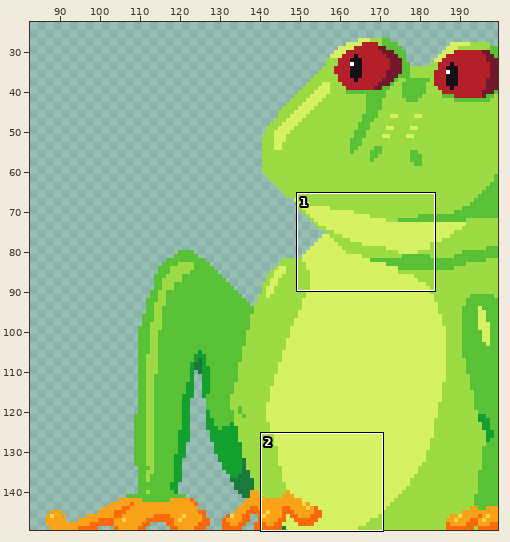
Edited in one commit: pixel-art file (src/Sprites/FrogBoss.aseprite). The first picture is a wide view before the edit; the outline marks the close-up.
Close-up. First the earlier version:
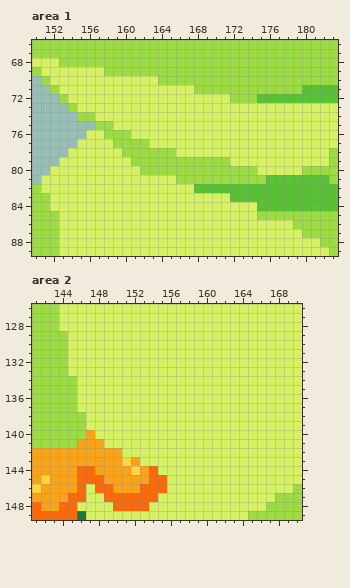
200x150 pixels, 1 frame. Shown: area 1: x 150..183, y 66..89; area 2: x 141..170, y 126..149. The wide view leaves out empty margins.
The same view after the edit:
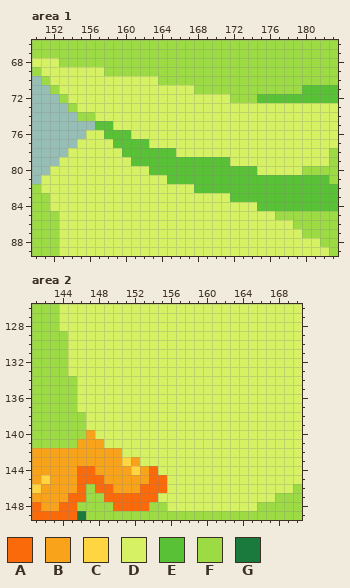
Palette (. is transparent): A #fa6a0a  B #f9a31b  C #ffd541  D #d6f264  E #59c135  F #9cdb43  G #1a7a3e
The edit:
--- area 1, layers "Head", "Body"
@@ x 155..177 @@
 74 FFDDDDDDDDDDDDDDDDDDDDD
-75 ..FFDDDDDDDDDDDDDDDDDDD
-76 .DDFFFDDDDDDDDDDDDDDDDD
-77 DDDDFFFFDDDDDDDDDDDDDDD
-78 DDDDDFFFFFFDDDDDDDDDDDD
-79 DDDDDDFFFFFFFFFFFDDDDDD
-80 DDDDDDDFFFFFFFFFFFFFDDD
-81 DDDDDDDDDDDFFFFFFFFFFEE
+75 ..EEDDDDDDDDDDDDDDDDDDD
+76 .DDEEEDDDDDDDDDDDDDDDDD
+77 DDDDEEEEDDDDDDDDDDDDDDD
+78 DDDDDEEEEEEDDDDDDDDDDDD
+79 DDDDDDEEEEEEEEEEEDDDDDD
+80 DDDDDDDDEEEEEEEEEEEEDDD
+81 DDDDDDDDDDEEEEEEEEEEEEE
 82 DDDDDDDDDDDDDEEEEEEEEEE
@@ x 173..178 @@
 84 DDEEEE
-85 DDFFFF
+85 DDDDFF
 86 DDDDDD
--- area 2, layer "Body"
@@ x 141..170 @@
 145 BCBBBAAABBBBBAADDDDDDDDDDDDDDD
-146 CBBBBADAABBBAAADDDDDDDDDDDDDDF
-147 BBBBAADDAAAAAADDDDDDDDDDDDDFFF
-148 ABBAADDDDAAAADDDDDDDDDDDDDFFFF
-149 AAAAAGDDDDDDDDDDDDDDDDDDFFFFFF
+146 CBBBBAFAABBBAAADDDDDDDDDDDDDDF
+147 BBBBAAFFAAAAAADDDDDDDDDDDDDFFF
+148 ABBAAFFFFAAAAFFDDDDDDDDDDFFFFF
+149 AAAAAGFFFFFFFFFFFFFFFFFFFFFFFF
Changed places in both close-ups, as pixel boxes (x1, y1, x2, y2):
changed: (95, 121, 275, 220)
changed: (77, 484, 266, 520)
